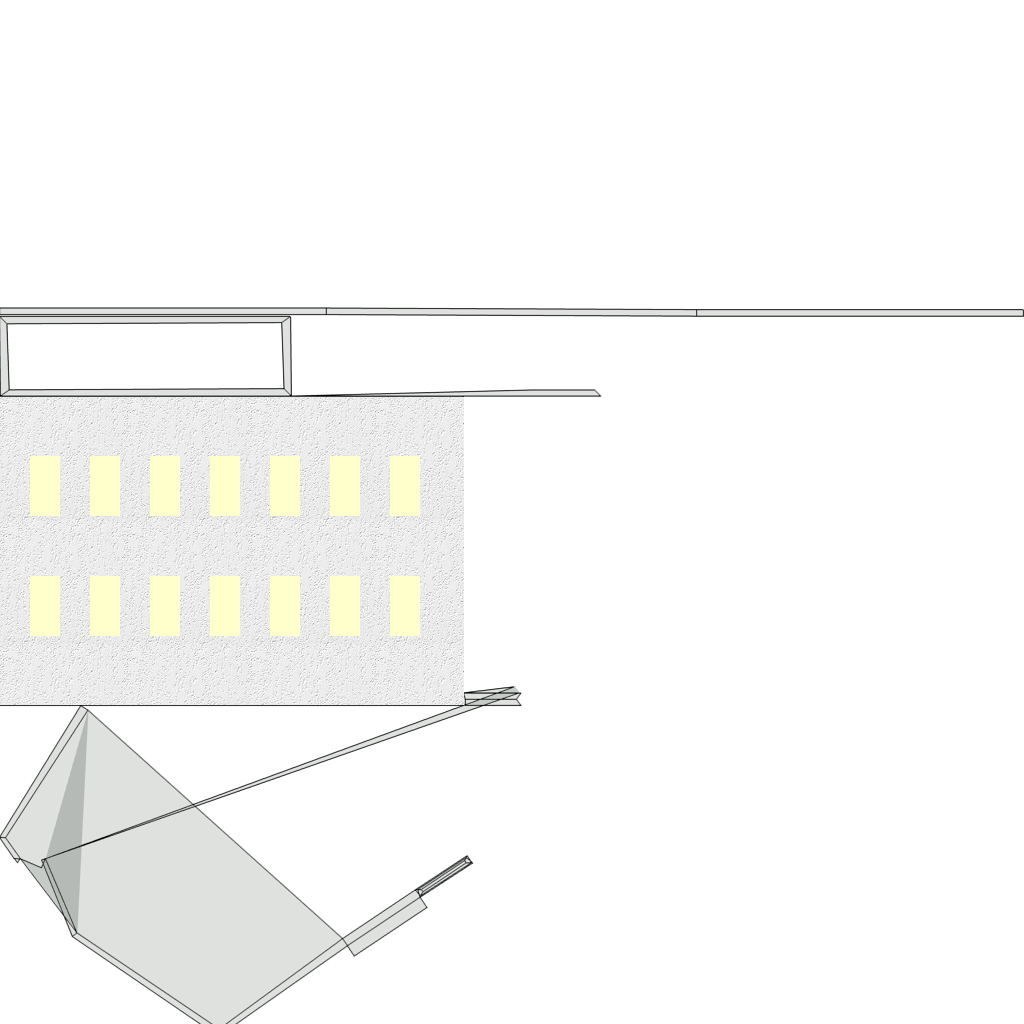
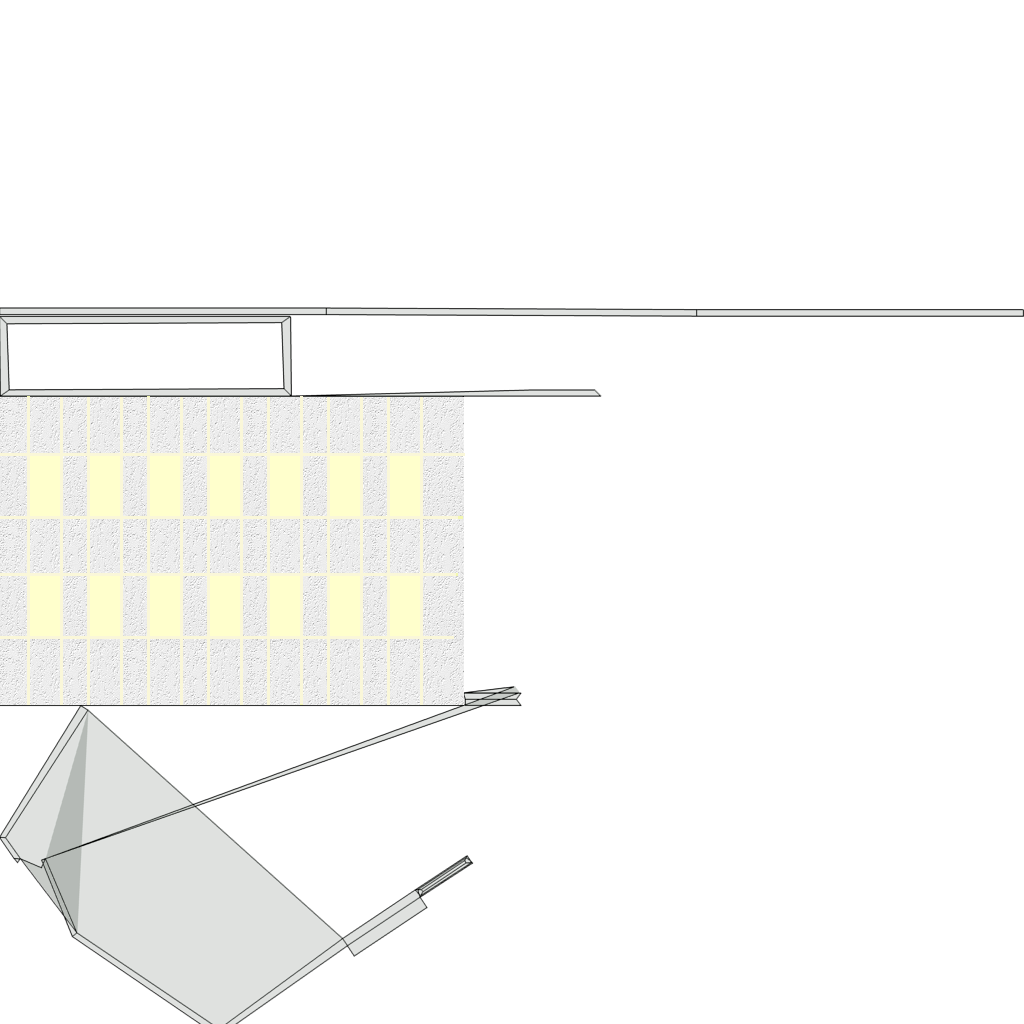
Revision of a layered 1024px x 1024px image; what changed, layer by layer:
added layer "Pasted Layer" above "Layer Group" over bbox(0, 636, 454, 639)
painted on "ceiling_uvmap.png" over bbox(0, 396, 465, 705)
